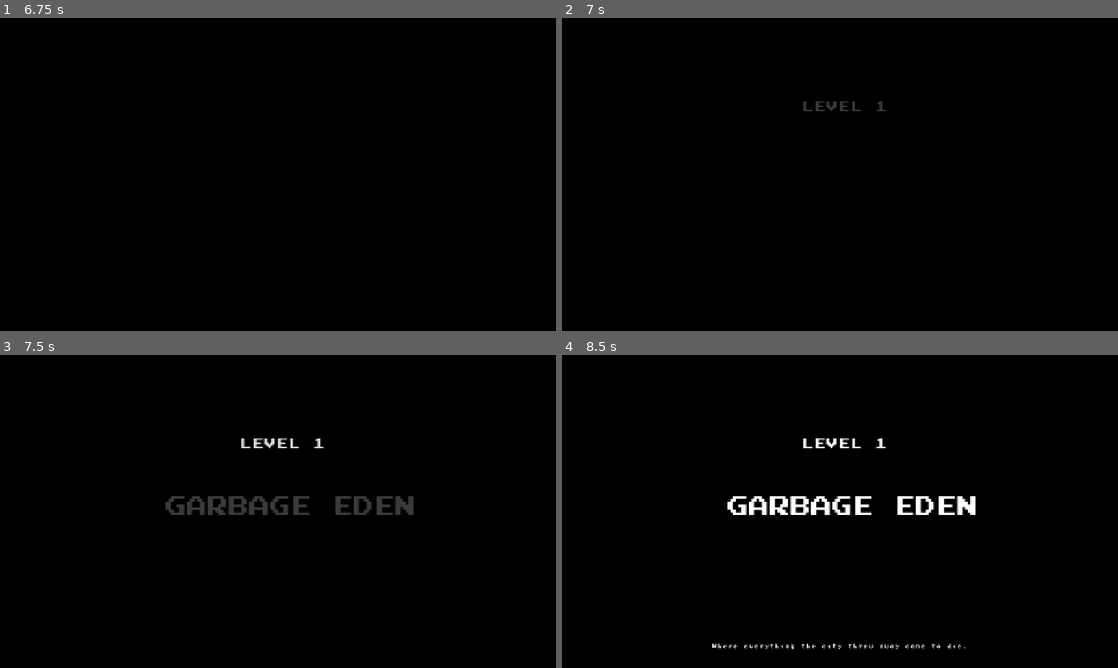
Above: before the commit, frames 1-4 (two rows, left to right).
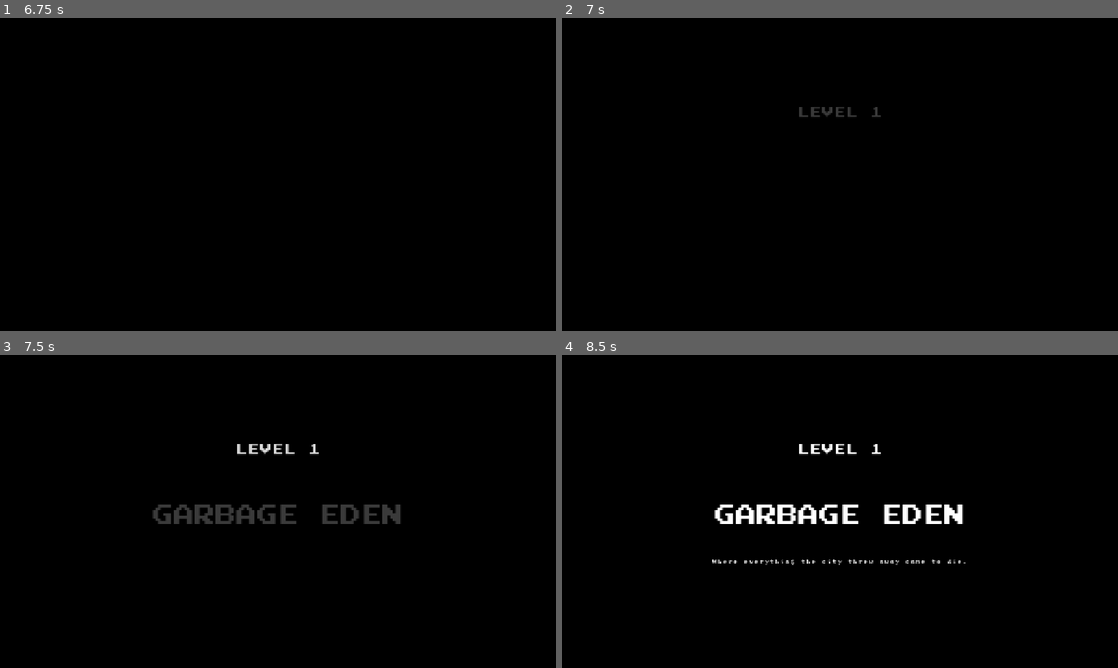
Above: after the commit, the same moments.

Repository: Zeyadzahran/years-to-spare
Game: Godot game, scene res://src/levels/logo.tscn
The game is run twice, just before and just after one commit, with the same random seed, the same clock (stepped at 60 frames per second) and the same inputs.
Inputs:
- Up to frame 1 (6.75 s): tap Enter at 0.5 s; hold D (move_right) 0.53-2.03 s; tap J (attack) at 0.6, 4.35 s; tap Space (jump) at 0.77, 1.52, 3.02, 3.77, 4.52 s; tap S (crouch) at 1.35 s; tap R (restart) at 2, 2.75, 3.5, 6.5 s; hold A (move_left) 2.03-2.78 s; tap E (time_rewind) at 2.1, 6.6 s; hold D (move_right) 2.78-4.28 s; tap Shift (time_slow) at 2.85 s; tap Q (time_stop) at 3.6 s; hold A (move_left) 4.28-5.03 s; hold D (move_right) 5.03-5.75 s; hold S (crouch) 5.03-5.75 s; click "PLAY" at 5.75 s; hold A (move_left) from 6.53 s (still down)
- Up to frame 2 (7 s): keep holding A (move_left); tap Space (jump) at 6.77 s
- Up to frame 3 (7.5 s): keep holding A (move_left); tap Shift (time_slow) at 7.35 s
- Up to frame 4 (8.5 s): tap Space (jump) at 7.52, 8.27 s; release A (move_left) at 8.03 s; hold D (move_right) from 8.03 s (still down); tap Q (time_stop) at 8.1 s

Frame 1 is identical in both runs. In frame 2, 0.3% of the frame differs, in the area x 42-59%, y 26-32%; in frame 3, 2.4%; in frame 4, 3.3%, in the area x 27-75%, y 26-94%.

Commit message:
Center Garbage Eden

Diff:
--- a/src/levels/garbage_eden.tscn
+++ b/src/levels/garbage_eden.tscn
@@ -12,33 +12,44 @@
 anchors_preset = 15
 anchor_right = 1.0
 anchor_bottom = 1.0
+grow_horizontal = 2
+grow_vertical = 2
 color = Color(0, 0, 0, 1)
 
 [node name="LevelIntro" type="Control" parent="UI" unique_id=1755369050]
 layout_mode = 3
-anchors_preset = 0
-offset_right = 40.0
-offset_bottom = 40.0
+anchors_preset = 15
+anchor_right = 1.0
+anchor_bottom = 1.0
+grow_horizontal = 2
+grow_vertical = 2
 
 [node name="LevelTitle" type="Label" parent="UI/LevelIntro" unique_id=1938595458]
-layout_mode = 0
-offset_left = 538.0
-offset_top = 190.0
-offset_right = 762.0
-offset_bottom = 219.0
+layout_mode = 1
+anchors_preset = -1
+anchor_top = 0.5
+anchor_right = 1.0
+anchor_bottom = 0.5
+offset_top = -162.0
+offset_bottom = -122.0
+grow_horizontal = 2
+grow_vertical = 2
 theme_override_fonts/font = ExtResource("1_xih65")
 theme_override_font_sizes/font_size = 28
 text = "LEVEL 1"
 horizontal_alignment = 1
 vertical_alignment = 1
-autowrap_trim_flags = 0
 
 [node name="LevelName" type="Label" parent="UI/LevelIntro" unique_id=498003565]
-layout_mode = 0
-offset_left = 382.0
-offset_top = 326.0
-offset_right = 958.0
-offset_bottom = 374.0
+layout_mode = 1
+anchors_preset = -1
+anchor_top = 0.5
+anchor_right = 1.0
+anchor_bottom = 0.5
+offset_top = -22.0
+offset_bottom = 42.0
+grow_horizontal = 2
+grow_vertical = 2
 theme_override_fonts/font = ExtResource("1_xih65")
 theme_override_font_sizes/font_size = 48
 text = "GARBAGE EDEN"
@@ -46,11 +57,15 @@
 vertical_alignment = 1
 
 [node name="Subtitle" type="Label" parent="UI/LevelIntro" unique_id=1203887356]
-layout_mode = 0
-offset_left = 326.0
-offset_top = 655.0
-offset_right = 954.0
-offset_bottom = 686.0
+layout_mode = 1
+anchors_preset = -1
+anchor_top = 0.5
+anchor_right = 1.0
+anchor_bottom = 0.5
+offset_top = 106.0
+offset_bottom = 126.0
+grow_horizontal = 2
+grow_vertical = 2
 theme_override_fonts/font = ExtResource("1_xih65")
 theme_override_font_sizes/font_size = 12
 text = "Where everything the city threw away came to die."
